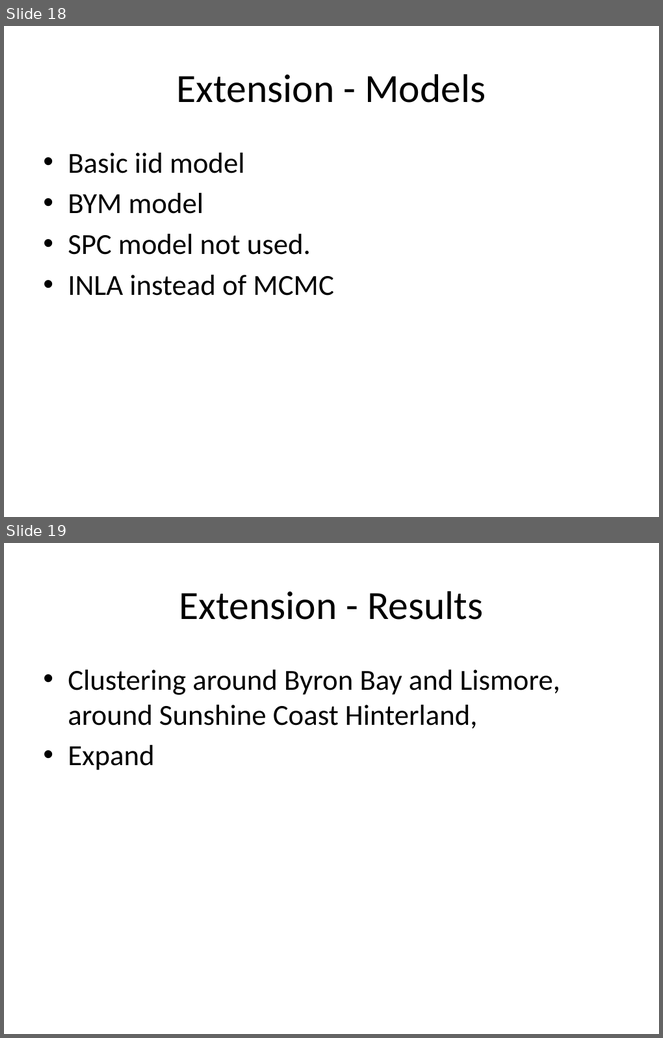
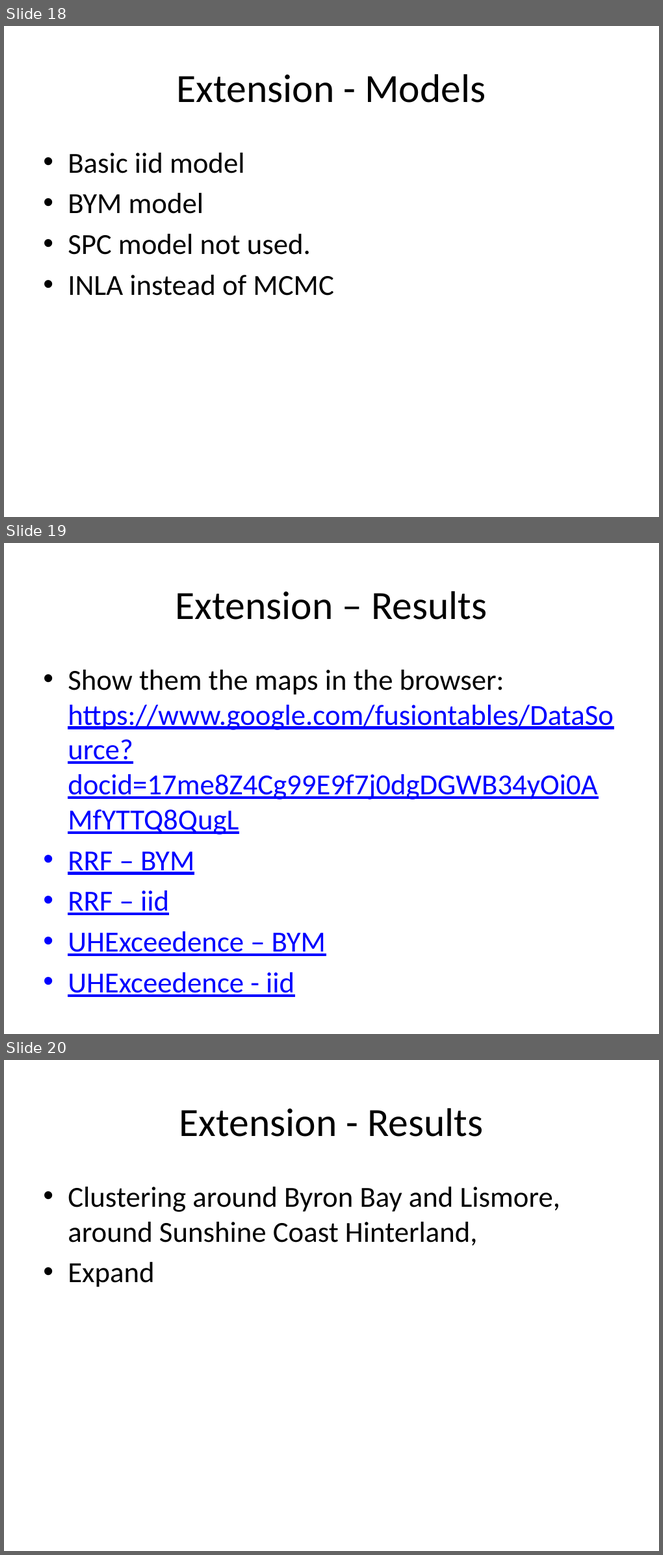
Before and after one commit to mertz2001/stat-inference, a slide deck: STAT3013 Project draft2.pptx. Shown one above the other, each under a label of ours: slides 18 and 19 before the commit, slides 18, 19 and 20 after it. The pictures are 663x1038 and 663x1555 pixels, drawn with LibreOffice and Linux fonts; fonts in the diff are those of the drawing. Boxes give left, top, right and bottom in pixels: in the first picture for what was removed or moved away, otherwise in the second. Text is boxed around its words. In the diff, an @@ line names an element or a change of style, - is before the commit and + after.

Commit message:
more slides

```diff
--- a/STAT3013 Project draft2.pptx
+++ b/STAT3013 Project draft2.pptx
@@ slide 19 added at <box>4,543,659,1034</box>, background #FFFFFF @@
@@ title added at <box>176,591,487,620</box>, 44 pt, text #000000 @@
+Extension – Results
@@ text added at <box>68,670,614,997</box>, 32 pt, text #0000FF, underline @@
+• Show them the maps in the browser: https://www.google.com/fusiontables/DataSource?docid=17me8Z4Cg99E9f7j0dgDGWB34yOi0AMfYTTQ8QugL
+• RRF – BYM
+• RRF – iid
+• UHExceedence – BYM
+• UHExceedence - iid
@@ what was slide 19 is now slide 20 @@
```
